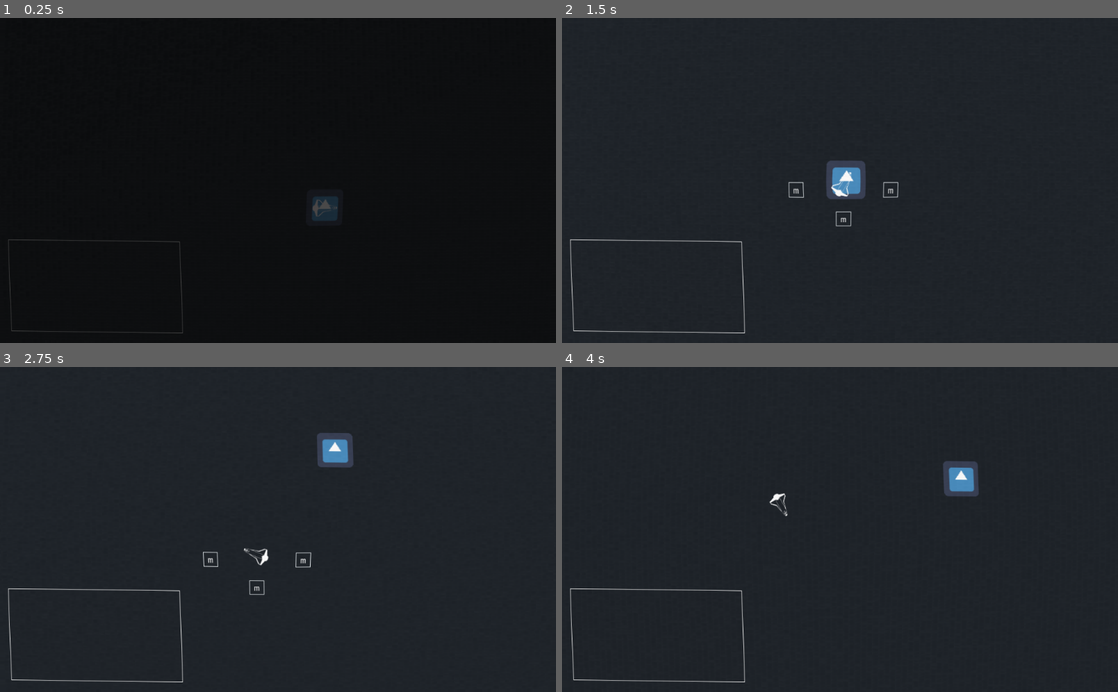
Above: before the commit, frames 1-4 (two rows, left to right).
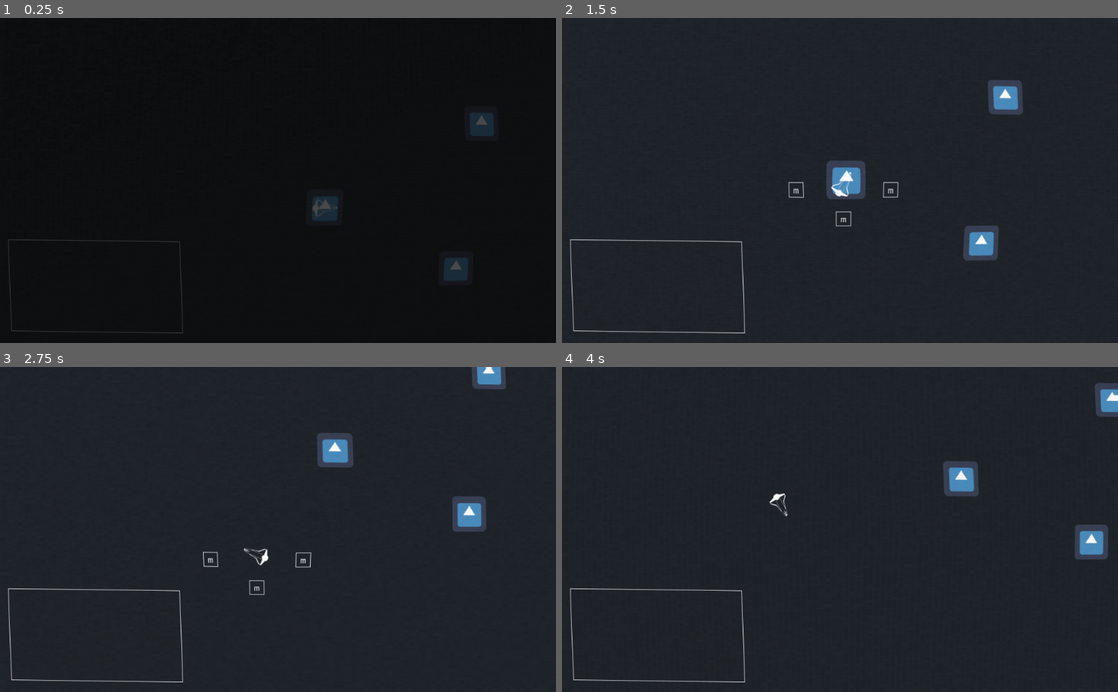
Above: after the commit, the same moments.

Repository: akissan/LD43
Game: Godot game, scene res://GUI/test_gui.tscn
Same seed, same stepped clock (60 frames per second), same inputs: the game is played once before the commit and once after it. The engine's default icon, where the game draws it, is replaced by a stand-in: a white triangle on a blue panel in a dark square.
Inputs (mouse positions are in pixels of both pictures, inside the frame that each line leads up to):
- Up to frame 1 (0.25 s): no input
- Up to frame 2 (1.5 s): move the mouse to (962, 164) at 0.52 s; hold D (move_right) 0.53-1.28 s; click (962, 164) at 0.6 s; move the mouse to (728, 196) at 1.27 s; hold S (move_back) from 1.28 s (still down); click (728, 196) at 1.35 s
- Up to frame 3 (2.75 s): move the mouse to (333, 458) at 2.02 s; release S (move_back) at 2.03 s; hold D (move_right) from 2.03 s (still down); click (333, 458) at 2.1 s
- Up to frame 4 (4 s): move the mouse to (812, 594) at 2.77 s; release D (move_right) at 2.78 s; hold W (move_forward) 2.78-3.53 s; click (812, 594) at 2.85 s; move the mouse to (1006, 578) at 3.52 s; hold A (move_left) from 3.53 s (still down); click (1006, 578) at 3.6 s

The runs differ from the first frame. In frame 1, 0.6% of the frame differs, in the area x 79-89%, y 29-81%; in frame 2, 1.3%, in the area x 72-83%, y 19-75%; in frame 3, 1.0%; in frame 4, 1.0%.

Commit message:
base behavior (1/2) & code cleaning

Diff:
--- a/GUI/Button.gd
+++ b/GUI/Button.gd
@@ -38,15 +38,7 @@
 		get_parent().HOVERED = true
 	else:
 		get_parent().HOVERED = false
-#
-#func on_area_entered(is_tooltip):
-#	get_parent().HOVERED = true
-#	if is_tooltip: get_parent().TOOLTIP = true
-#
-#func on_area_left(is_tooltip):
-#	if is_tooltip: get_parent().TOOLTIP = false
-#	else: get_parent().HOVERED = false
-#
+
 var strings = [
 	"Click to get some info about this module",
 	'Spend 1 ◰, 1 ▥ and 1 ◩ to upgrade this module',
--- a/GUI/draw_gui.gd
+++ b/GUI/draw_gui.gd
@@ -1,102 +1,21 @@
 extends Node2D
-
-onready var enemies = get_tree().get_nodes_in_group("enemy")
-onready var everything = get_tree().get_nodes_in_group("everything")
 
 onready var PLAYER = get_tree().get_root().find_node("main_ship", true, false)
 onready var PLAYER_POS = PLAYER.global_position
 
-var groups = ["enemy", "unknown", "neutral", "resource", "everything"]
-
-var cols = [Color.red, Color(0.5, 0.5, 0.5, 0.8), Color.greenyellow, Color.white]
-var peak_cols = [Color.orangered, Color.white, Color.green, Color.white]
-var lerp_time = 0.85
-
-var cur_units = [] #unit
-var cur_times = [] #time
-var cur_checked = []
+var groups = ["enemy", "neutral", "default", "friendly", "unknown", "resource"]
 
 export(int, 4, 20) var links_count = 7
 
-var draw_rad = 40.0
-
-func group_to_color(group):
-	return cols[groups.find(group)]
-
-func group_to_peak_color(group):
-	return peak_cols[groups.find(group)]
-
-func get_closest(list):
-	var d = 999999
-	var closest = null
-	for el in list:
-		if closest == null or to_local(el.global_position).length() < d:
-			closest = el
-			d = to_local(el.global_position).length()
-	return closest
-
-func state_changed(unit):
-	if cur_units.has(unit):
-		var i = cur_units.find(unit)
-		cur_times[i] = lerp_time
-
 func radar():
-	var radar_units = []
-	PLAYER.TARGETS = radar_units
-	everything = get_tree().get_nodes_in_group("everything")
-	for i in range(links_count):
-		if radar_units.size() < links_count and everything != []:
-			var closest = get_closest(everything)
-			radar_units.append(closest)
-			everything.erase(closest)
-	return radar_units
-
-func draw_vec(tar_pos, col):
-	var tp = to_local(tar_pos)
-	var or_angle = tp.angle()
-	var l_1 = tp.normalized() * draw_rad
-	var l_2 = tp - l_1
-
-	if (abs(or_angle - (l_2 - l_1).angle()) < 0.01):
-		#var col = group_to_color(group)
-		draw_line(l_1, l_2, col)
-
-func get_color(unit):
-	var col = Color.white
-	if cur_units.has(unit):
-		cur_checked[cur_units.find(unit)] = true
-		col = group_to_color(unit.get_behavior())
-		var k = cur_times[cur_units.find(unit)] / lerp_time
-		col += group_to_peak_color(unit.get_behavior()) * k * k * k
-	else:
-		cur_units.append(unit)
-		cur_times.append(lerp_time)
-	return col
+	pass
 
 func _draw():
-	cur_checked = []
-	for i in range(cur_units.size()).size():
-		cur_checked.append(false)
-
-	var radar_units = radar()
-	for unit in radar_units:
-		var col = get_color(unit)
-		draw_vec(unit.global_position, col)
-
-	for i in range(cur_checked.size()):
-		if cur_checked[i] == false:
-				cur_times.remove(i)
-				cur_units.remove(i)
+	pass
 
 
 func _process(delta):
-
-	#print(cur_times)
-
 	PLAYER_POS = get_parent().get_node("main_ship").global_position
 	self.global_position = PLAYER_POS
 
-	for i in range(cur_times.size()):
-		cur_times[i] = max(0, cur_times[i] - delta)
-
 	update()
--- a/GUI/test_gui.tscn
+++ b/GUI/test_gui.tscn
@@ -7,10 +7,11 @@
 [ext_resource path="res://mechanics/module_class.tscn" type="PackedScene" id=5]
 [ext_resource path="res://GUI/enemy.gd" type="Script" id=6]
 [ext_resource path="res://mechanics/enemy_pattern.tscn" type="PackedScene" id=7]
-[ext_resource path="res://icon.png" type="Texture" id=8]
-[ext_resource path="res://GUI/ship_gui.tscn" type="PackedScene" id=9]
-[ext_resource path="res://GUI/terminal.tscn" type="PackedScene" id=10]
-[ext_resource path="res://music/ld43_ambient.wav" type="AudioStream" id=11]
+[ext_resource path="res://test2_chars/dummy.tscn" type="PackedScene" id=8]
+[ext_resource path="res://icon.png" type="Texture" id=9]
+[ext_resource path="res://GUI/ship_gui.tscn" type="PackedScene" id=10]
+[ext_resource path="res://GUI/terminal.tscn" type="PackedScene" id=11]
+[ext_resource path="res://music/ld43_ambient.wav" type="AudioStream" id=12]
 
 [sub_resource type="Animation" id=1]
 
@@ -161,9 +162,8 @@
 [node name="map_layer" type="Node2D" parent="."]
 
 [node name="GG" type="Node2D" parent="map_layer"]
-editor/display_folded = true
-
-[node name="lines_gui" type="Node2D" parent="map_layer/GG"]
+
+[node name="radar" type="Node2D" parent="map_layer/GG"]
 script = ExtResource( 2 )
 links_count = 7
 
@@ -193,7 +193,6 @@
 
 [node name="main_ship" parent="map_layer/GG" instance=ExtResource( 3 )]
 z_index = 1
-ROTATE_DEFAULT_DEGREE = 400
 
 [node name="module_generator" type="Node2D" parent="map_layer/GG/main_ship"]
 scale = Vector2( 1.42857, 1.42857 )
@@ -206,14 +205,23 @@
 script = ExtResource( 6 )
 enemy = ExtResource( 7 )
 
+[node name="Node2D" parent="map_layer/enemy" instance=ExtResource( 8 )]
+position = Vector2( 244.15, 114 )
+BASE_GROUP = "enemy"
+
+[node name="Node2D2" parent="map_layer/enemy" instance=ExtResource( 8 )]
+position = Vector2( 290.7, -151.05 )
+BASE_GROUP = "enemy"
+
 [node name="neutral" type="Node2D" parent="map_layer"]
 
 [node name="structures" type="Node2D" parent="map_layer"]
 
 [node name="Sprite" type="Sprite" parent="map_layer/structures"]
-texture = ExtResource( 8 )
+texture = ExtResource( 9 )
 
 [node name="interface" type="Control" parent="."]
+editor/display_folded = true
 anchor_left = 0.0
 anchor_top = 0.0
 anchor_right = 1.0
@@ -224,8 +232,11 @@
 mouse_default_cursor_shape = 0
 size_flags_horizontal = 1
 size_flags_vertical = 1
-
-[node name="GUI" parent="interface" instance=ExtResource( 9 )]
+__meta__ = {
+"_edit_lock_": true
+}
+
+[node name="GUI" parent="interface" instance=ExtResource( 10 )]
 anchor_left = 0.5
 anchor_top = 0.5
 anchor_right = 0.5
@@ -270,6 +281,9 @@
 size_flags_horizontal = 1
 size_flags_vertical = 1
 color = Color( 0, 0, 0, 0 )
+__meta__ = {
+"_edit_lock_": true
+}
 
 [node name="black_screen_animator" type="AnimationPlayer" parent="top_canvas_layer/black_screen"]
 root_node = NodePath("..")
@@ -298,6 +312,9 @@
 size_flags_horizontal = 1
 size_flags_vertical = 1
 color = Color( 0.105882, 0.12549, 0.14902, 1 )
+__meta__ = {
+"_edit_lock_": true
+}
 
 [node name="lense_layer" type="ColorRect" parent="top_canvas_layer"]
 material = SubResource( 6 )
@@ -305,9 +322,9 @@
 anchor_top = 0.0
 anchor_right = 1.0
 anchor_bottom = 1.0
-margin_left = -1932.0
+margin_left = -1931.0
 margin_top = -2012.0
-margin_right = 2068.0
+margin_right = 2069.0
 margin_bottom = 1988.0
 rect_min_size = Vector2( 4000, 4000 )
 rect_pivot_offset = Vector2( 0, 0 )
@@ -317,13 +334,19 @@
 size_flags_horizontal = 1
 size_flags_vertical = 1
 color = Color( 1, 1, 1, 1 )
+__meta__ = {
+"_edit_lock_": true
+}
 
 [node name="audio_fx" type="Node2D" parent="."]
 editor/display_folded = true
+__meta__ = {
+"_edit_lock_": true
+}
 
 [node name="audio" type="AudioStreamPlayer" parent="audio_fx"]
-stream = ExtResource( 11 )
-volume_db = 0.0
+stream = ExtResource( 12 )
+volume_db = -13.156
 pitch_scale = 1.0
 autoplay = true
 stream_paused = false
--- a/main_ship.gd
+++ b/main_ship.gd
@@ -2,6 +2,8 @@
 
 onready var MOD_GEN = $module_generator
 onready var GUI = get_tree().get_root().find_node("GUI", true, false)
+onready var RADAR = get_tree().get_root().find_node("radar", true, false)
+
 
 var TARGETS = []
 
@@ -12,12 +14,14 @@
 
 func _process(delta):
 
+	RADAR.radar()
+
 	if DEAD:
 		time_from_death += delta
 		if time_from_death > time_to_restart:
 			get_tree().reload_current_scene()
 	player_movenment(delta)
-	#movenment_player(delta)
+
 	time_from_get_hit += delta
 	regen()
 	$skin.modulate = Color(1.0, cur_hp / MAX_HP , cur_hp / MAX_HP)
--- a/mechanics/GG_behavior.gd
+++ b/mechanics/GG_behavior.gd
@@ -1,21 +1 @@
 extends "res://mechanics/base_behavior.gd"
-
-
-#func get_acc_vec():
-#	acc_des_cur = Vector2(0,0)
-#	if Input.is_action_pressed("move_forward"):
-#		acc_des_cur += Vector2(0, 1)
-#	if Input.is_action_pressed("move_back"):
-#		acc_des_cur += Vector2(0, -1)
-#	if Input.is_action_pressed("move_left"):
-#		acc_des_cur += Vector2(-1, 0)
-#	if Input.is_action_pressed("move_right"):
-#		acc_des_cur += Vector2(1,0)
-#	return acc_des_cur
-#
-#func movenment_player(delta):
-#	acc_des_cur = get_acc_vec()
-#	cur_move_angle += get_rot(delta, acc_des_cur)
-#
-#	self.rotate(cur_move_angle - rotation)
-#	self.move_and_slide(get_mas(delta, acc_des_cur))
--- a/mechanics/base_behavior.gd
+++ b/mechanics/base_behavior.gd
@@ -2,6 +2,9 @@
 
 
 onready var TARGET = null
+export(String, "enemy", "neutral", "default", "friendly", "unknown", "resource") var BASE_GROUP = "default"
+
+onready var CUR_GROUP = BASE_GROUP
 
 export(float, 1, 2000) var MAX_HP = 200
 export(int, 50, 600) var SPEED_DEFAULT = 370
@@ -32,6 +35,9 @@
 
 var eps = 0.00001
 
+func _ready():
+	self.add_to_group(BASE_GROUP)
+
 func get_cur_speed(cs = cur_speed, ds = des_speed, sa = speed_acc):
 	var cs_res = Vector2( lerp(cs.x, ds.x, sa.x) ,  lerp(cs.y, ds.y, sa.y))
 
@@ -53,18 +59,14 @@
 	return rot_dir * rot_speed
 
 func player_movenment(delta):
-
 	var acc = get_acc_vec()
 	rot_slow_cur = lerp(rot_slow_cur, rot_slow * abs(acc.x), rot_slow_acc)
 	var rot = get_rot( acc.y, rot_speed * (1 - rot_slow_cur)) * delta
 	cur_rotation += rot
 	turn_slow_cur = lerp(turn_slow_cur, turn_slow * abs(acc.y), turn_slow_acc)
-
 	des_speed = acc.x * SPEED_DEFAULT
 	cur_speed = lerp(cur_speed, des_speed, speed_acc)
-
 	cur_vel = cur_vel.linear_interpolate(cur_speed * (1 - turn_slow_cur) * Vector2(1,0).rotated(cur_rotation), vec_acc)
-
 	self.move_and_slide(cur_vel)
 
 
@@ -92,3 +94,6 @@
 #B = 1 -> 0.8*a if x = 4, B = 3 -> 0.8*a if x = 1.3, B = 10 -> 0.8*a if x = 0.4
 func simple_0_to_A(x, A = 1, B = 1):
 	return A * (1 - 1 / (B * x + 1))
+
+func get_behavior():
+	return BASE_GROUP
--- a/mechanics/simple_movenment.tscn
+++ b/mechanics/simple_movenment.tscn
@@ -17,6 +17,10 @@
 collision/safe_margin = 0.08
 motion/sync_to_physics = false
 script = ExtResource( 1 )
+BASE_GROUP = "default"
+MAX_HP = 200
+SPEED_DEFAULT = 370
+ROTATE_DEFAULT_DEGREE = 400
 
 [node name="shape" type="CollisionShape2D" parent="."]
 position = Vector2( -0.250351, 1.50207 )
--- /dev/null
+++ b/test2_chars/dummy.tscn
@@ -0,0 +1,27 @@
+[gd_scene load_steps=4 format=2]
+
+[ext_resource path="res://mechanics/base_behavior.gd" type="Script" id=1]
+[ext_resource path="res://icon.png" type="Texture" id=2]
+
+[sub_resource type="CircleShape2D" id=1]
+
+custom_solver_bias = 0.0
+radius = 33.0371
+
+[node name="Node2D" type="KinematicBody2D"]
+input_pickable = false
+collision_layer = 1
+collision_mask = 1
+collision/safe_margin = 0.08
+motion/sync_to_physics = false
+script = ExtResource( 1 )
+BASE_GROUP = "default"
+MAX_HP = 200
+SPEED_DEFAULT = 370
+ROTATE_DEFAULT_DEGREE = 400
+
+[node name="Sprite" type="Sprite" parent="."]
+texture = ExtResource( 2 )
+
+[node name="CollisionShape2D" type="CollisionShape2D" parent="."]
+shape = SubResource( 1 )
--- a/test2_chars/main_ship.tscn
+++ b/test2_chars/main_ship.tscn
@@ -19,6 +19,7 @@
 collision/safe_margin = 0.08
 motion/sync_to_physics = false
 script = ExtResource( 1 )
+BASE_GROUP = "default"
 MAX_HP = 200
 SPEED_DEFAULT = 370
 ROTATE_DEFAULT_DEGREE = 400
Not shown: 2 places in GUI/test_gui.tscn that only renumber resources
